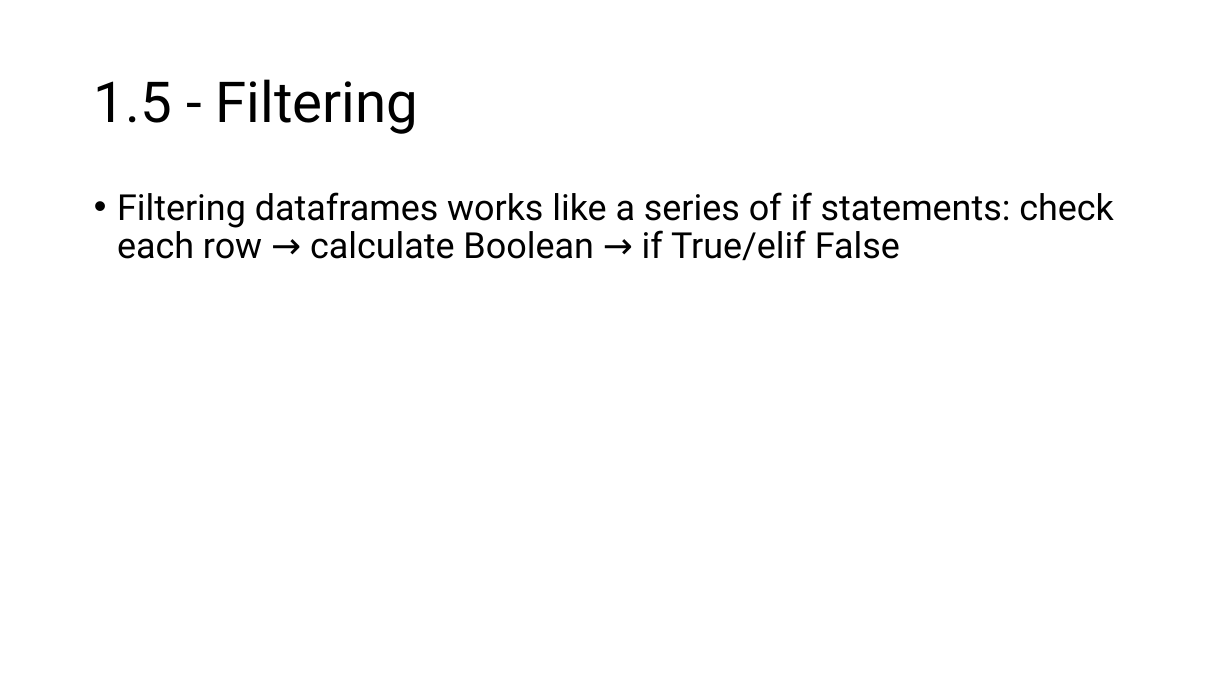
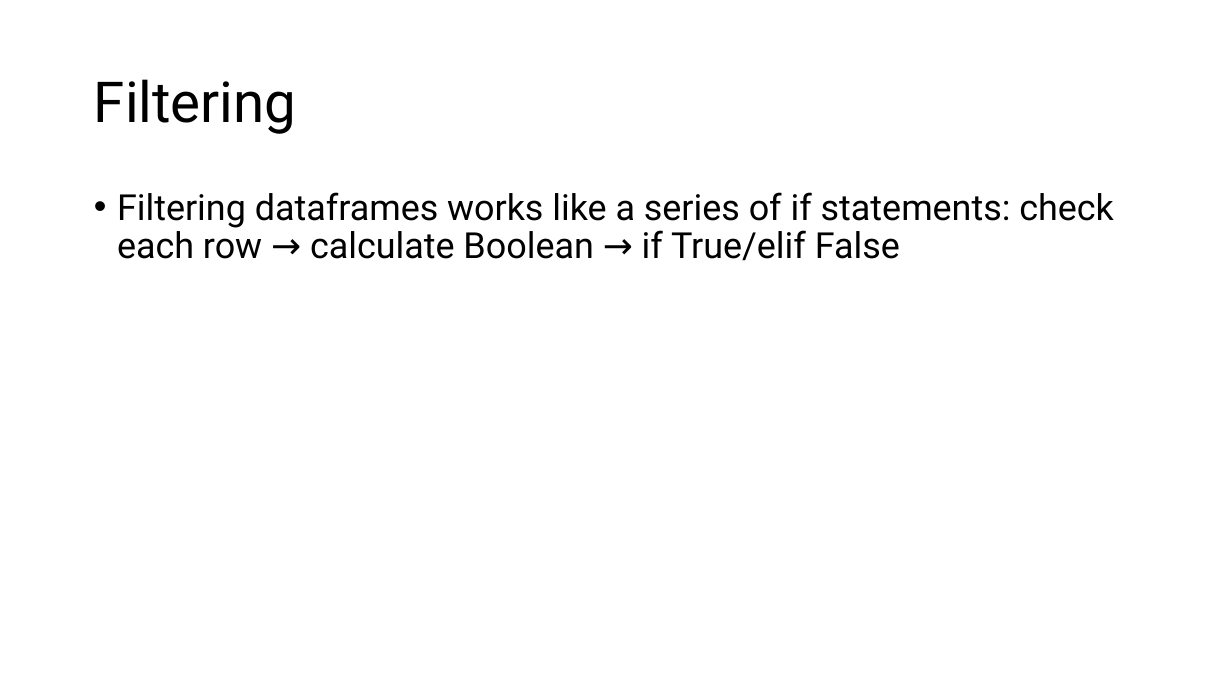
Before and after one commit to Pitt-IshiharaLab/CompBioHA_IntroProgramming2024, a slide deck: slide 18 of IntroProg_1+2.pptx (slide 19 before the commit). Drawn at 1232x693 pixels with LibreOffice and Linux fonts; fonts in the diff are those of the drawing. Boxes give left, top, right and bottom in pixels: in the first picture for what was removed or moved away, otherwise in the second. Text is boxed around its words. In the diff, an @@ line names an element or a change of style, - is before the commit and + after.

```diff
--- a/IntroProg_1+2.pptx
+++ b/IntroProg_1+2.pptx
@@ title at (94,79,297,134): text changed @@
-1.5 - Filtering
+Filtering
```
Also in this commit, not shown: 6 other slides changed, 1 slide added, 2 slides removed, 4 other files.
